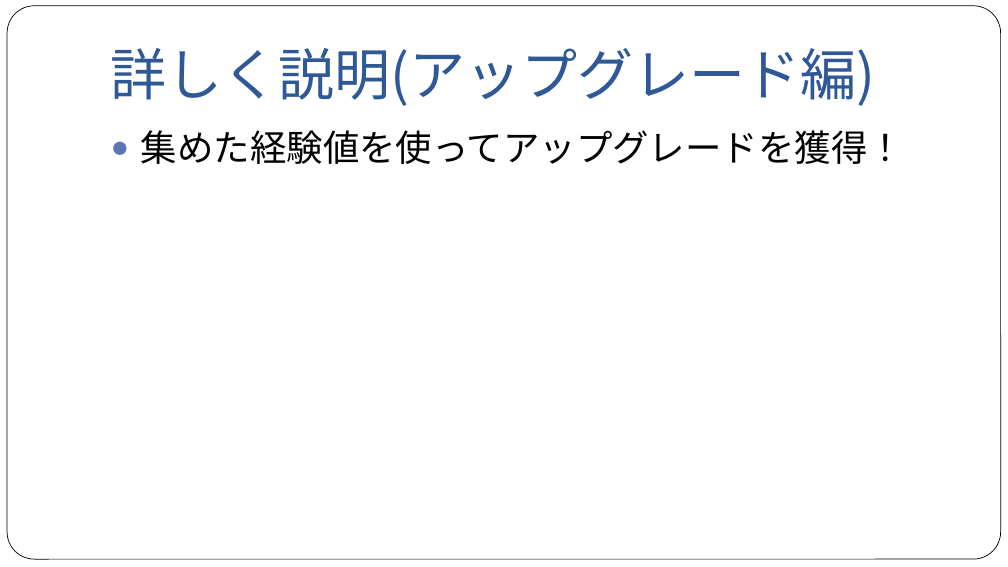
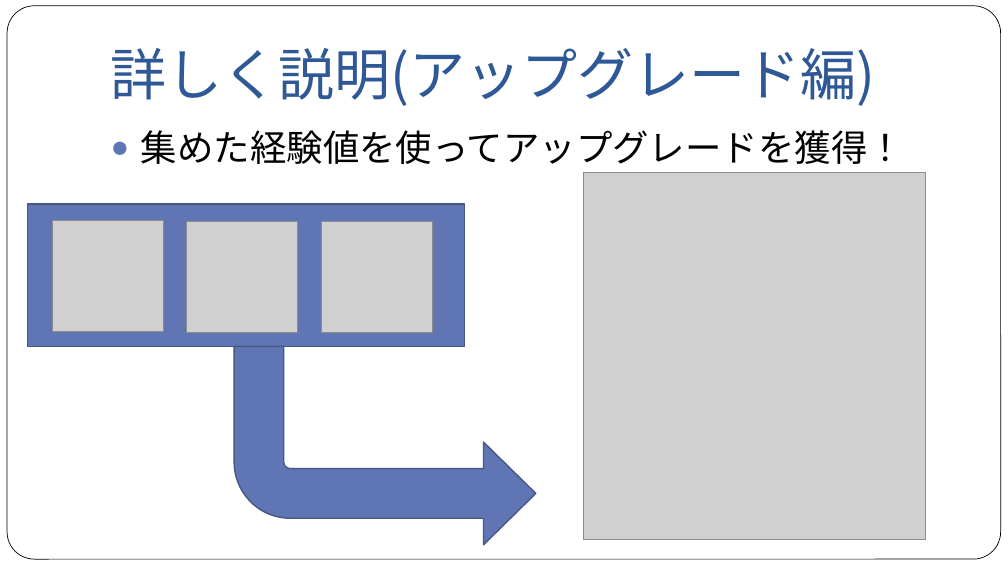
Before and after one commit to NyamLand/VSRPG, a slide deck: slide 15 of 仕様/プレゼンテーション/第一回発表.pptx. Drawn at 1008x567 pixels with LibreOffice and Linux fonts; fonts in the diff are those of the drawing; grey boxes stand for pictures. Boxes give left, top, right and bottom in pixels: in the first picture for what was removed or moved away, otherwise in the second. Text is boxed around its words. In the diff, an @@ line names an element or a change of style, - is before the commit and + after.

```diff
--- a/仕様/プレゼンテーション/第一回発表.pptx
+++ b/仕様/プレゼンテーション/第一回発表.pptx
@@ picture added at <box>584,172,926,539</box> @@
@@ rectangle added at <box>28,205,465,347</box>, fill #6076B4, outline #475785 1 pt @@
@@ picture added at <box>52,221,163,332</box> @@
@@ picture added at <box>186,221,297,332</box> @@
@@ picture added at <box>322,221,432,332</box> @@
@@ bent arrow added at <box>234,347,535,545</box>, fill #6076B4, outline #475785 1 pt @@
```
Also in this commit, not shown: 4 other slides changed, 1 slide added.
